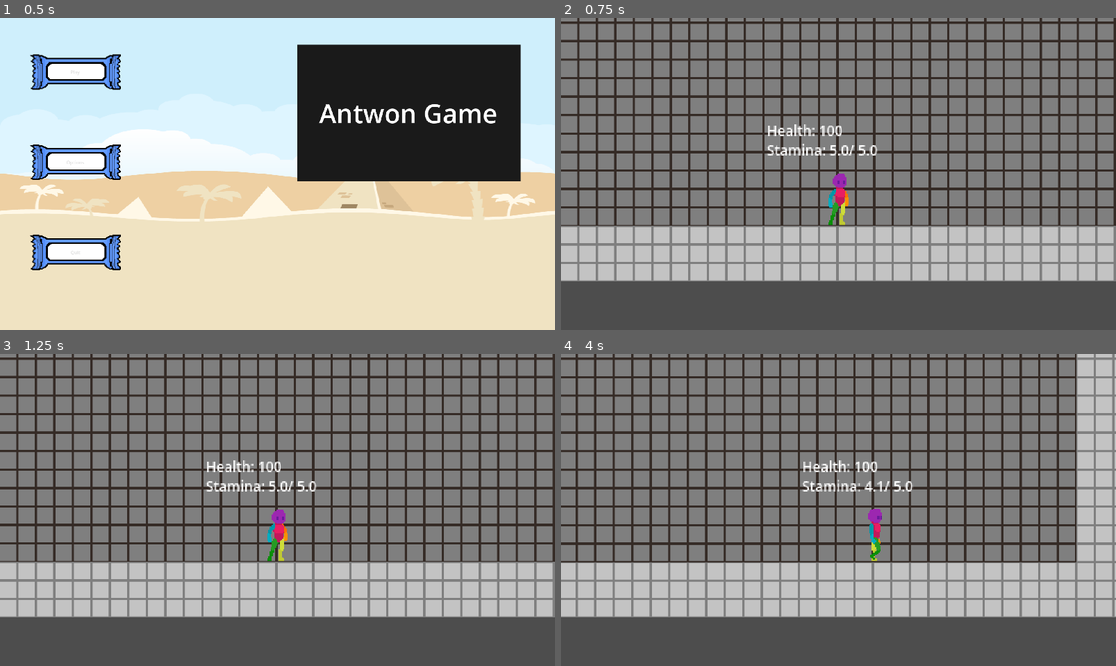
Above: before the commit, frames 1-4 (two rows, left to right).
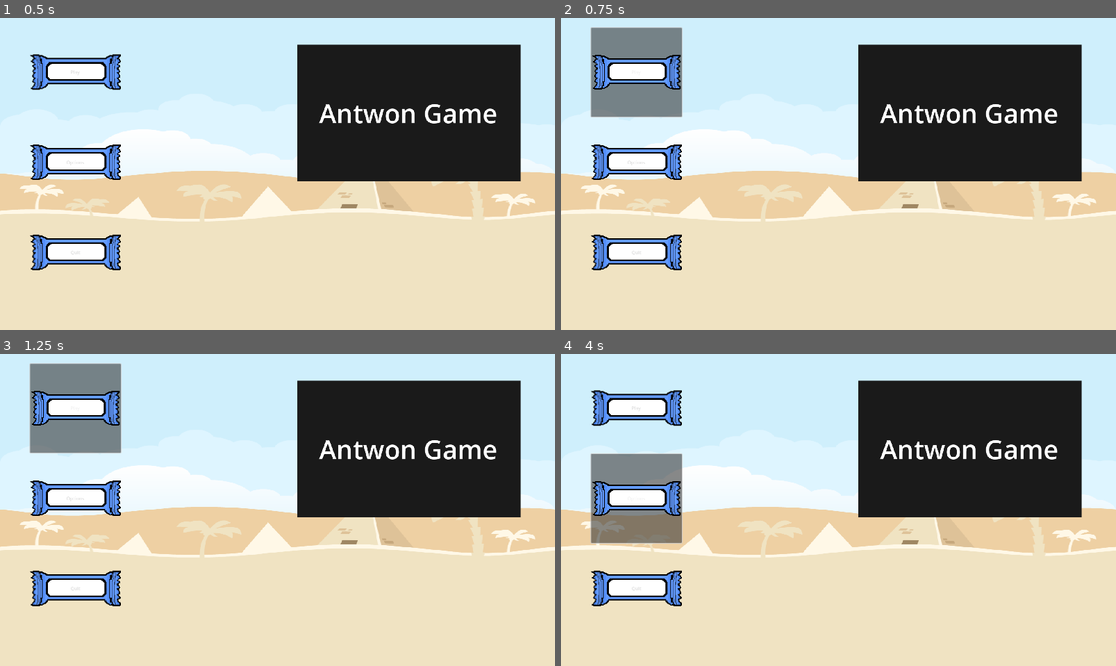
Above: after the commit, the same moments.

Repository: raumonte/Shovel_Gam_Jam
Game: Godot game, scene res://Scenes/main_menu.tscn
The game is run twice, just before and just after one commit, with the same random seed, the same clock (stepped at 60 frames per second) and the same inputs. The engine's default icon, where the game draws it, is replaced by a stand-in: a white triangle on a blue panel in a dark square. Sound files missing from this copy of the repository are replaced by a short silence.
Inputs (mouse positions are in pixels of both pictures, inside the frame that each line leads up to):
- Up to frame 1 (0.5 s): no input
- Up to frame 2 (0.75 s): click "Play" at 0.5 s
- Up to frame 3 (1.25 s): no input
- Up to frame 4 (4 s): click (638, 407) at 1.25 s, where only the run after the commit has a clickable "Play"; click (638, 497) at 2 s, where only the run after the commit has a clickable "Options"; hold Shift (Ability_1) 2.78-3.53 s; hold Right (ui_right) from 2.78 s (still down); tap Shift (Ability_1) at 3.6 s

Frame 1 is identical in both runs. In frame 2, 97% of the frame differs, in the area x 0-100%, y 0-100%; in frame 3, 97%; in frame 4, 98%.
Error after the commit: Parse Error: Function "_on_play_pressed" has the same name as a previously declared function. (res://Scripts/main_menu.gd:23)

Commit message:
Music Loop Script
Added music loop scene

Diff:
--- a/Scenes/DevLevel.tscn
+++ b/Scenes/DevLevel.tscn
@@ -1,8 +1,9 @@
-[gd_scene load_steps=9 format=4 uid="uid://dnbgaag7gxxpx"]
+[gd_scene load_steps=10 format=4 uid="uid://dnbgaag7gxxpx"]
 
 [ext_resource type="Script" uid="uid://bsb8v3nxfkehj" path="res://dev_level.gd" id="1_8ibjf"]
 [ext_resource type="PackedScene" uid="uid://o2xxutubf1cq" path="res://Scenes/Player.tscn" id="1_ceeyk"]
 [ext_resource type="Texture2D" uid="uid://nbf4qsql5242" path="res://Sprites/Placeholder/world_tileset.png" id="2_emybl"]
+[ext_resource type="PackedScene" uid="uid://cnpj0rojucgtl" path="res://Scenes/pause_menu.tscn" id="2_fifoq"]
 [ext_resource type="AudioStream" uid="uid://bowua2u7twi6k" path="res://Audio/AntsGoMarching_ForTheColony.wav" id="3_af4eh"]
 [ext_resource type="PackedScene" uid="uid://dog8ihjv5cf51" path="res://Scenes/Beetle.tscn" id="4_1bib3"]
 [ext_resource type="Script" uid="uid://citwafivocwtg" path="res://scene_manager.gd" id="5_4nm10"]
@@ -178,3 +179,12 @@
 [node name="Beetle" parent="SceneManager" instance=ExtResource("4_1bib3")]
 z_index = 2
 position = Vector2(-1014, -34)
+
+[node name="CanvasLayer" type="CanvasLayer" parent="."]
+
+[node name="PauseMenu" parent="CanvasLayer" instance=ExtResource("2_fifoq")]
+offset_left = -1.0
+offset_top = 2.0
+offset_right = -1.0
+offset_bottom = 2.0
+metadata/_edit_use_anchors_ = true
--- a/Scenes/main_menu.tscn
+++ b/Scenes/main_menu.tscn
@@ -1,9 +1,10 @@
-[gd_scene load_steps=5 format=3 uid="uid://c4iuh5umr33ig"]
+[gd_scene load_steps=6 format=3 uid="uid://c4iuh5umr33ig"]
 
 [ext_resource type="Script" uid="uid://22fnl52wtn8c" path="res://Scripts/main_menu.gd" id="1_glbon"]
 [ext_resource type="Texture2D" uid="uid://bvu7q7rqyxr4p" path="res://Sprites/Placeholder/Placeholder UI Art/backgroundColorDesert.png" id="1_jix8l"]
 [ext_resource type="Theme" uid="uid://cqmo8y3g8qa3p" path="res://HeaderLarge.tres" id="2_fu7sn"]
 [ext_resource type="Texture2D" uid="uid://cajx1xf4ne4b1" path="res://Sprites/Placeholder/Placeholder UI Art/Button_Granola_Bar_Final.png" id="4_ce3w2"]
+[ext_resource type="AudioStream" uid="uid://bowua2u7twi6k" path="res://Audio/AntsGoMarching_ForTheColony.wav" id="5_n45e2"]
 
 [node name="CanvasLayer" type="CanvasLayer"]
 script = ExtResource("1_glbon")
@@ -84,6 +85,13 @@
 horizontal_alignment = 1
 vertical_alignment = 1
 
+[node name="MusicStreamPlayer" type="AudioStreamPlayer" parent="Control"]
+stream = ExtResource("5_n45e2")
+autoplay = true
+
+[node name="AudioStreamPlayer2D" type="AudioStreamPlayer2D" parent="Control/MusicStreamPlayer"]
+stream = ExtResource("5_n45e2")
+
 [connection signal="pressed" from="Control/VBoxContainer/Play" to="." method="_on_play_pressed"]
 [connection signal="pressed" from="Control/VBoxContainer/Options" to="." method="_on_options_pressed"]
 [connection signal="pressed" from="Control/VBoxContainer/Quit" to="." method="_on_quit_pressed"]
--- a/Scripts/main_menu.gd
+++ b/Scripts/main_menu.gd
@@ -1,5 +1,5 @@
 extends CanvasLayer
-
+@onready var audio_stream_player_2d: AudioStreamPlayer2D = $Control/MusicStreamPlayer/AudioStreamPlayer2D
 
 func _on_play_pressed() -> void:
 	get_tree().change_scene_to_file("res://Scenes/DevLevel.tscn")
@@ -11,3 +11,15 @@
 
 func _on_quit_pressed() -> void:
 	get_tree().quit()
+
+func update_Musictracker():
+	Global.Musictracker = main_menu_background_music.get_playback_position()
+func _ready() -> void:
+	if Global.Musictracker == 0:
+		main_menu_background_music.play()
+	else: main_menu_background_music.play(Global.Musictracker)
+
+#Sends player to the game scene
+func _on_play_pressed() -> void:
+	update_MusicTracker()
+	get_tree().change_scene_to_file("res://Scenes/Game.tscn")
--- /dev/null
+++ b/Scripts/musicloop.gd
@@ -0,0 +1 @@
+var Musictracker = 0
--- a/project.godot
+++ b/project.godot
@@ -14,6 +14,10 @@
 run/main_scene="uid://c4iuh5umr33ig"
 config/features=PackedStringArray("4.4", "GL Compatibility")
 config/icon="res://Sprites/icon.svg"
+
+[autoload]
+
+Musicloop="*res://Scripts/musicloop.gd"
 
 [display]
 
Not shown: 1 places in Scenes/pause_menu.tscn that only renumber resources
Not shown, added: Scripts/musicloop.gd.uid
